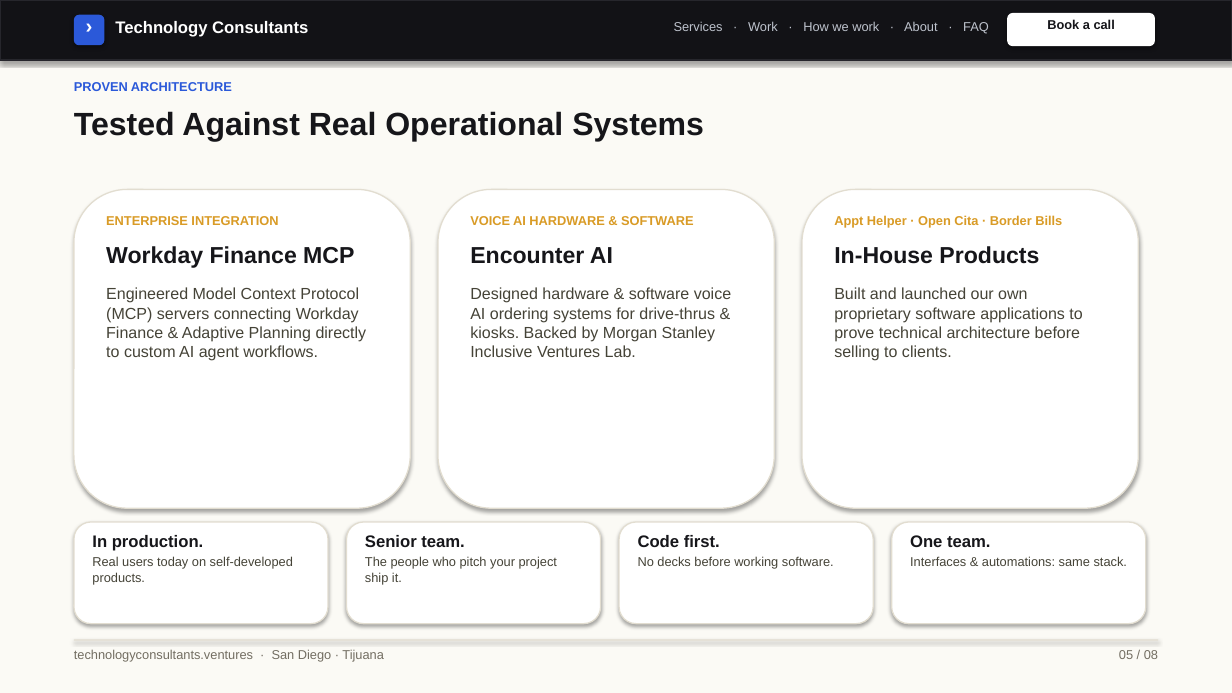
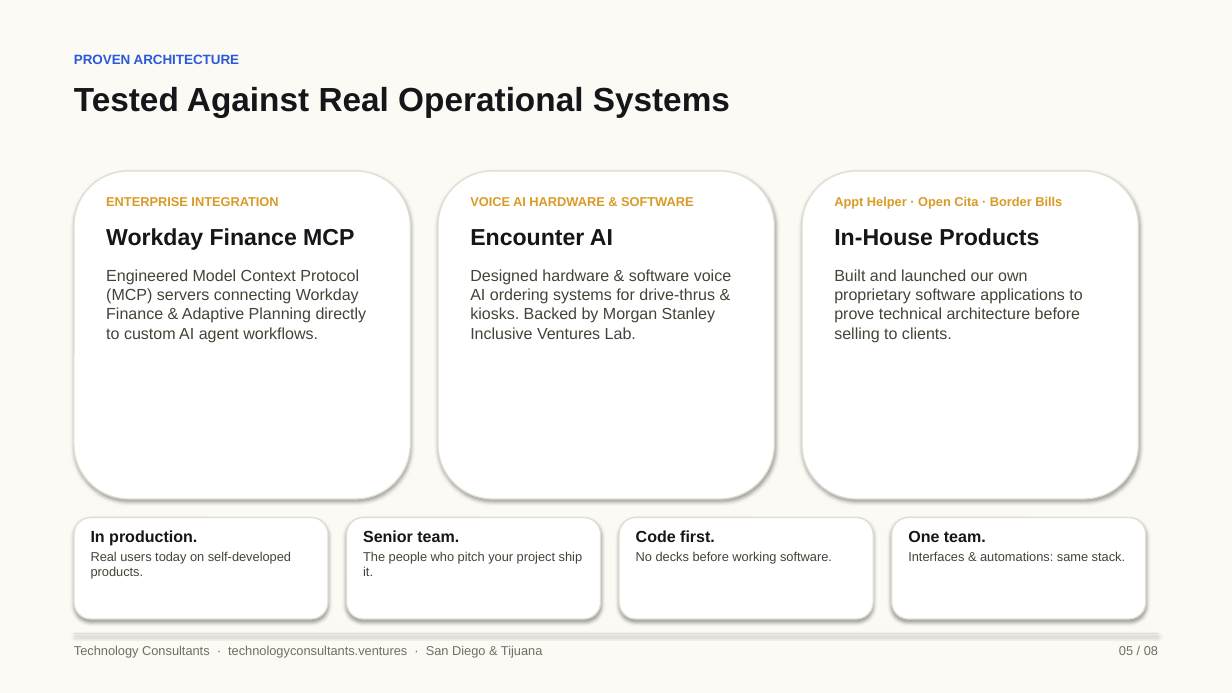
Before and after one commit to rguido198/TechnologyConsultantsVentures, a slide deck: slide 5 of Technology_Consultants_Who_to_Send_My_Way.pptx. Drawn at 1232x693 pixels with LibreOffice and Linux fonts; fonts in the diff are those of the drawing. Boxes give left, top, right and bottom in pixels: in the first picture for what was removed or moved away, otherwise in the second. Text is boxed around its words. In the diff, an @@ line names an element or a change of style, - is before the commit and + after.

Commit message:
Remove web navigation header bar from PPTX decks and fix slide vertical spacing, card proportions, and typography scale

```diff
--- a/Technology_Consultants_Who_to_Send_My_Way.pptx
+++ b/Technology_Consultants_Who_to_Send_My_Way.pptx
@@ rectangle removed at box(0, 0, 1232, 60) @@
@@ rounded rectangle removed at box(74, 15, 104, 45) @@
@@ text removed at box(74, 13, 104, 43) @@
-›
@@ text removed at box(115, 21, 308, 37) @@
-Technology Consultants
@@ text removed at box(674, 21, 989, 34) @@
-Services · Work · How we work · About · FAQ
@@ rounded rectangle removed at box(1007, 13, 1155, 46) @@
@@ text removed at box(1047, 19, 1115, 29) @@
-Book a call
@@ text "PROVEN ARCHITECTURE": place and size @@
-text "PROVEN ARCHITECTURE" at box(74, 82, 232, 91)
+text "PROVEN ARCHITECTURE" at box(74, 54, 240, 64)
@@ text "PROVEN ARCHITECTURE" at box(74, 54, 240, 64): size 10 to 10.5 pt @@
@@ text "Tested Against Real Operational Systems": place and size @@
-text "Tested Against Real Operational Systems" at box(74, 111, 704, 142)
+text "Tested Against Real Operational Systems" at box(74, 87, 730, 118)
@@ text "Tested Against Real Operational Systems" at box(74, 87, 730, 118): size 25 to 26 pt @@
@@ rounded rectangle: place and size @@
-rounded rectangle at box(74, 189, 410, 508)
+rounded rectangle at box(74, 171, 410, 499)
@@ rounded rectangle: place and size @@
-rounded rectangle at box(438, 189, 775, 508)
+rounded rectangle at box(438, 171, 775, 499)
@@ rounded rectangle: place and size @@
-rounded rectangle at box(802, 189, 1139, 508)
+rounded rectangle at box(802, 171, 1139, 499)
@@ text "ENTERPRISE INTEGRATION": place and size @@
-text "ENTERPRISE INTEGRATION" at box(106, 216, 367, 361)
+text "ENTERPRISE INTEGRATION" at box(106, 197, 367, 343)
@@ text "VOICE AI HARDWARE & SOFTWARE": place and size @@
-text "VOICE AI HARDWARE & SOFTWARE" at box(470, 216, 731, 357)
+text "VOICE AI HARDWARE & SOFTWARE" at box(470, 197, 731, 339)
@@ text "Appt Helper · Open Cita ...": place and size @@
-text "Appt Helper · Open Cita ..." at box(834, 215, 1082, 361)
+text "Appt Helper · Open Cita ..." at box(834, 196, 1082, 343)
@@ text at box(91, 530, 197, 546): size 13 to 12.5 pt in "In production." @@
@@ text at box(363, 530, 459, 542): size 13 to 12.5 pt in "Senior team." @@
@@ text at box(636, 530, 715, 542): size 13 to 12.5 pt in "Code first." @@
@@ text at box(908, 530, 986, 542): size 13 to 12.5 pt in "One team." @@
@@ 4 rounded rectangles, 1 text, 1 rectangle: place and size @@
-4 rounded rectangles, 1 text, 1 rectangle at box(74, 522, 1158, 659)
+4 rounded rectangles, 1 text, 1 rectangle at box(74, 518, 1158, 655)
@@ text at box(74, 645, 542, 657): text changed @@
-technologyconsultants.ventures · San Diego · Tijuana
+Technology Consultants · technologyconsultants.ventures · San Diego & Tijuana
```
Also in this commit, not shown: 7 other slides changed, 1 other file.
